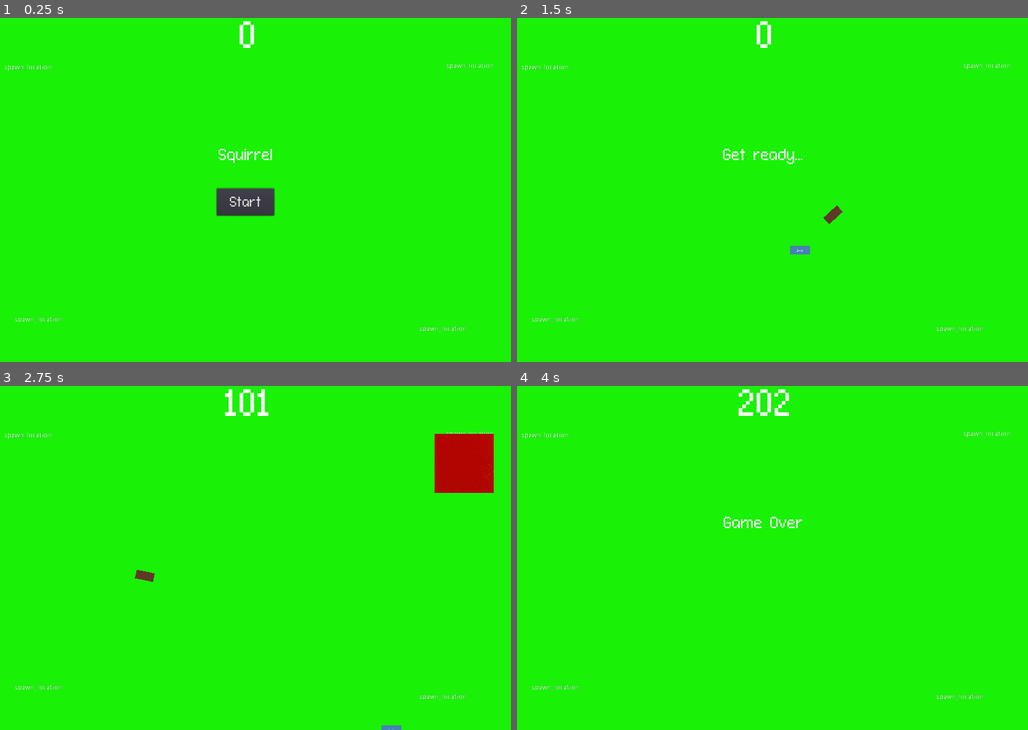
Above: before the commit, frames 1-4 (two rows, left to right).
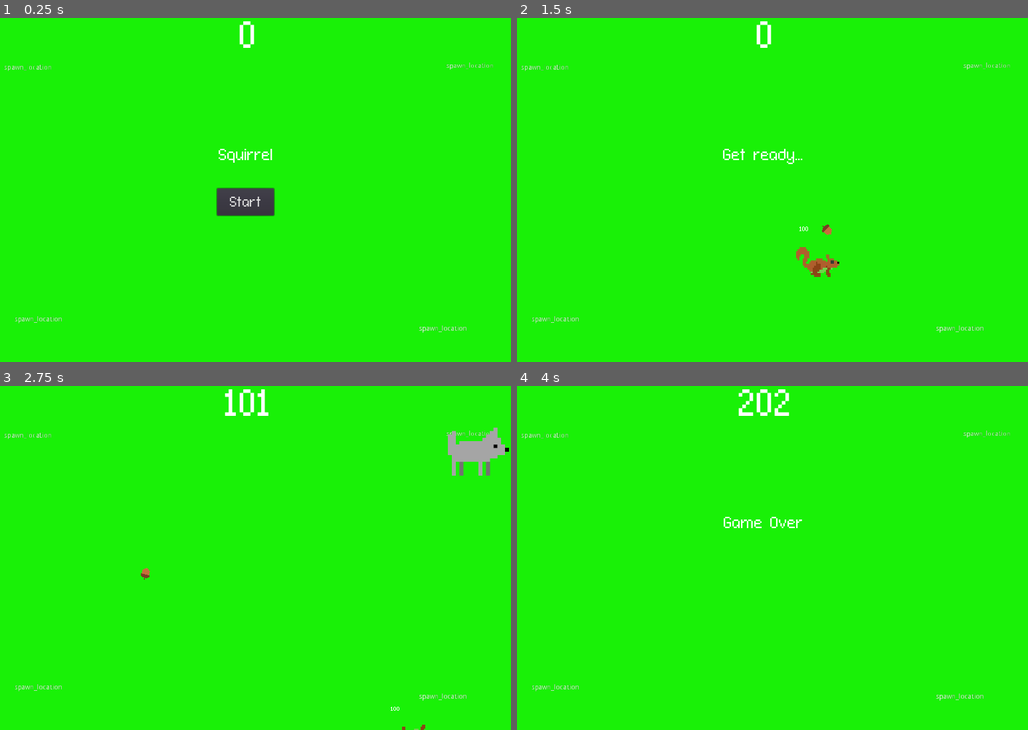
Above: after the commit, the same moments.

Repository: nygren23/2DGame_Squirrel
Game: Godot game, scene res://Main.tscn
Two runs of this game, one before a commit and one after it. Both use one fixed random seed, a clock stepped at 60 frames per second and the inputs below.
Inputs (mouse positions are in pixels of both pictures, inside the frame that each line leads up to):
- Up to frame 1 (0.25 s): no input
- Up to frame 2 (1.5 s): click "Start" at 0.5 s; tap Enter at 1.25 s; move the mouse to (879, 172) at 1.27 s; hold D (move_right) from 1.28 s (still down); click (879, 172) at 1.35 s
- Up to frame 3 (2.75 s): move the mouse to (137, 575) at 2.02 s; release D (move_right) at 2.03 s; hold S (move_down) from 2.03 s (still down); click (137, 575) at 2.1 s
- Up to frame 4 (4 s): move the mouse to (813, 482) at 2.77 s; release S (move_down) at 2.78 s; hold D (move_right) 2.78-3.53 s; click (813, 482) at 2.85 s; move the mouse to (736, 626) at 3.52 s; hold W (move_up) from 3.53 s (still down); click (736, 626) at 3.6 s

The runs differ from the first frame. In frame 1, 0.2% of the frame differs, in the area x 0-97%, y 12-92%; in frame 2, 0.7%; in frame 3, 2.5%, in the area x 0-100%, y 11-100%; in frame 4, 0.1%.

Commit message:
added squirrel, dog, and acorn sprites
added initial designs for sprites

Diff:
--- a/Bullet.tscn
+++ b/Bullet.tscn
@@ -1,6 +1,6 @@
 [gd_scene load_steps=5 format=2]
 
-[ext_resource path="res://images/bulllet_prototype.png" type="Texture" id=1]
+[ext_resource path="res://images/acornV1.png" type="Texture" id=1]
 [ext_resource path="res://Bullet.gd" type="Script" id=2]
 
 [sub_resource type="SpriteFrames" id=1]
@@ -12,7 +12,7 @@
 } ]
 
 [sub_resource type="RectangleShape2D" id=2]
-extents = Vector2( 18.5, 9 )
+extents = Vector2( 9, 11.5 )
 
 [node name="Bullet" type="Area2D" groups=["bullets"]]
 position = Vector2( 223, 361 )
@@ -21,11 +21,13 @@
 script = ExtResource( 2 )
 
 [node name="AnimatedSprite" type="AnimatedSprite" parent="."]
-scale = Vector2( 0.0625, 0.0295833 )
+position = Vector2( -2.98438, 5.37314 )
+scale = Vector2( 0.0491471, 0.0488419 )
 frames = SubResource( 1 )
 animation = "LaunchAnimation"
 
 [node name="CollisionShape2D" type="CollisionShape2D" parent="."]
+position = Vector2( -3, 5.5 )
 shape = SubResource( 2 )
 
 [connection signal="area_entered" from="." to="." method="_on_Bullet_area_entered"]
--- a/Main.tscn
+++ b/Main.tscn
@@ -29,7 +29,7 @@
 
 [node name="Player" parent="." instance=ExtResource( 3 )]
 position = Vector2( -40, 61 )
-scale = Vector2( 0.4, 0.1 )
+scale = Vector2( 0.3, 0.3 )
 
 [node name="HUD" parent="." instance=ExtResource( 4 )]
 
--- a/Mob.tscn
+++ b/Mob.tscn
@@ -1,32 +1,34 @@
-[gd_scene load_steps=6 format=2]
+[gd_scene load_steps=8 format=2]
 
-[ext_resource path="res://images/enemy.png" type="Texture" id=1]
+[ext_resource path="res://images/dog1frame3.png" type="Texture" id=2]
+[ext_resource path="res://images/dog1frame1.png" type="Texture" id=3]
+[ext_resource path="res://images/dog1frame2.png" type="Texture" id=4]
 [ext_resource path="res://Mob.gd" type="Script" id=7]
 
 [sub_resource type="SpriteFrames" id=1]
 animations = [ {
-"frames": [ ExtResource( 1 ), ExtResource( 1 ) ],
+"frames": [ ExtResource( 3 ), ExtResource( 4 ), ExtResource( 2 ) ],
 "loop": true,
 "name": "fly",
 "speed": 5.0
 }, {
-"frames": [ ExtResource( 1 ), ExtResource( 1 ) ],
+"frames": [ ExtResource( 3 ), ExtResource( 4 ), ExtResource( 2 ) ],
 "loop": true,
 "name": "swim",
 "speed": 5.0
 }, {
-"frames": [ ExtResource( 1 ), ExtResource( 1 ) ],
+"frames": [ ExtResource( 3 ), ExtResource( 4 ), ExtResource( 2 ) ],
 "loop": true,
 "name": "walk",
 "speed": 5.0
 } ]
 
 [sub_resource type="CapsuleShape2D" id=2]
-radius = 45.7144
-height = 25.7142
+radius = 45.7143
+height = 22.8571
 
 [sub_resource type="RectangleShape2D" id=3]
-extents = Vector2( 60.7143, 60 )
+extents = Vector2( 60.7144, 49.6429 )
 
 [node name="Mob" type="RigidBody2D" groups=["mobs"]]
 position = Vector2( 238, 359 )
@@ -37,18 +39,19 @@
 script = ExtResource( 7 )
 
 [node name="AnimatedSprite" type="AnimatedSprite" parent="."]
-position = Vector2( 0.267859, 0 )
-scale = Vector2( 0.1, 0.1 )
+position = Vector2( 30.2344, -30.7143 )
+scale = Vector2( 0.683631, 0.615873 )
 frames = SubResource( 1 )
 animation = "walk"
 
 [node name="CollisionShape2D" type="CollisionShape2D" parent="."]
+position = Vector2( 27.1429, -22.8571 )
 rotation = 1.57079
 shape = SubResource( 2 )
 
 [node name="VisibilityNotifier2D" type="VisibilityNotifier2D" parent="."]
-position = Vector2( -4.76837e-07, 0.714286 )
-scale = Vector2( 0.771429, 0.767857 )
+position = Vector2( 29.2857, -22.8572 )
+scale = Vector2( 1.21429, 1.21429 )
 rect = Rect2( -50, -40, 100, 80 )
 
 [node name="hitbox" type="Area2D" parent="."]
@@ -56,8 +59,8 @@
 collision_mask = 10
 
 [node name="CollisionShape2D" type="CollisionShape2D" parent="hitbox"]
-position = Vector2( 0.714264, 6.10352e-05 )
-scale = Vector2( 0.999999, 0.999999 )
+position = Vector2( 29.2857, -22.5 )
+scale = Vector2( 0.999998, 0.999998 )
 shape = SubResource( 3 )
 
 [connection signal="screen_exited" from="VisibilityNotifier2D" to="." method="_on_VisibilityNotifier2D_screen_exited"]
--- a/Player.tscn
+++ b/Player.tscn
@@ -1,54 +1,57 @@
-[gd_scene load_steps=7 format=2]
+[gd_scene load_steps=11 format=2]
 
-[ext_resource path="res://images/player.png" type="Texture" id=1]
+[ext_resource path="res://images/sqrl_R2.png" type="Texture" id=1]
 [ext_resource path="res://Godot-Fontpack-d244bf6170b399a6d4d26a0d906058ddf2dafdf1/fonts/connection/Connection.otf" type="DynamicFontData" id=2]
+[ext_resource path="res://images/sqrl_R3.png" type="Texture" id=3]
+[ext_resource path="res://images/sqrl_R4.png" type="Texture" id=4]
 [ext_resource path="res://Player.gd" type="Script" id=5]
+[ext_resource path="res://images/sqrl_R5.png" type="Texture" id=6]
+[ext_resource path="res://images/sqrl_R1.png" type="Texture" id=7]
 
 [sub_resource type="SpriteFrames" id=1]
 animations = [ {
-"frames": [ ExtResource( 1 ), ExtResource( 1 ) ],
+"frames": [ ExtResource( 7 ), ExtResource( 1 ), ExtResource( 3 ), ExtResource( 4 ), ExtResource( 6 ) ],
 "loop": true,
 "name": "right",
 "speed": 5.0
 }, {
-"frames": [ ExtResource( 1 ), ExtResource( 1 ) ],
+"frames": [ ExtResource( 7 ), ExtResource( 1 ), ExtResource( 3 ), ExtResource( 4 ), ExtResource( 6 ) ],
 "loop": true,
 "name": "up",
 "speed": 5.0
 } ]
 
 [sub_resource type="CapsuleShape2D" id=2]
-radius = 45.9548
-height = 88.0857
+radius = 75.0
+height = 136.0
 
 [sub_resource type="DynamicFont" id=3]
 size = 37
 font_data = ExtResource( 2 )
 
 [node name="Player" type="Area2D"]
-position = Vector2( 242, 360 )
+position = Vector2( 240, 363 )
 script = ExtResource( 5 )
 
 [node name="AnimatedSprite" type="AnimatedSprite" parent="."]
-rotation = 1.56875
-scale = Vector2( 0.0947916, 0.0925926 )
+position = Vector2( 118, 81 )
+scale = Vector2( 11.2286, 12.7778 )
 frames = SubResource( 1 )
 animation = "right"
 
 [node name="CollisionShape2D" type="CollisionShape2D" parent="."]
-position = Vector2( 0, -1 )
-rotation = -0.00604433
+position = Vector2( 123, 107 )
+rotation = 1.5708
 shape = SubResource( 2 )
 
 [node name="Position2D" type="Position2D" parent="."]
-position = Vector2( 107, -7 )
+position = Vector2( 110, 95 )
 
 [node name="health" type="Label" parent="."]
-margin_left = 16.0
-margin_top = -22.0
-margin_right = 75.0
-margin_bottom = 16.0
-rect_rotation = 90.3855
+margin_left = -4.0
+margin_top = -160.0
+margin_right = 55.0
+margin_bottom = -122.0
 custom_fonts/font = SubResource( 3 )
 text = "100"
 
--- a/bulletv2.tscn
+++ b/bulletv2.tscn
@@ -1,6 +1,6 @@
 [gd_scene load_steps=4 format=2]
 
-[ext_resource path="res://images/bulllet_prototype.png" type="Texture" id=1]
+[ext_resource path="res://images/acornV1.png" type="Texture" id=1]
 [ext_resource path="res://bulletv2.gd" type="Script" id=2]
 
 [sub_resource type="RectangleShape2D" id=1]
--- a/project.godot
+++ b/project.godot
@@ -24,6 +24,10 @@
 window/size/resizable=false
 window/stretch/mode="2d"
 window/stretch/aspect="keep"
+
+[global]
+
+filtering=false
 
 [input]
 
@@ -68,6 +72,7 @@
 [rendering]
 
 quality/driver/driver_name="GLES2"
+2d/snapping/use_gpu_pixel_snap=true
 vram_compression/import_etc=true
 vram_compression/import_etc2=false
 environment/default_environment="res://default_env.tres"
Binary file added: images/acornV1.png
Not shown, added: images/acornV1.png.import
Binary file added: images/dog1frame1.png
Not shown, added: images/dog1frame1.png.import
Binary file added: images/dog1frame2.png
Not shown, added: images/dog1frame2.png.import
Binary file added: images/dog1frame3.png
Not shown, added: images/dog1frame3.png.import
Binary file added: images/sqrl_R1.png
Not shown, added: images/sqrl_R1.png.import
Binary file added: images/sqrl_R2.png
Not shown, added: images/sqrl_R2.png.import
(and 8 more such lines)
